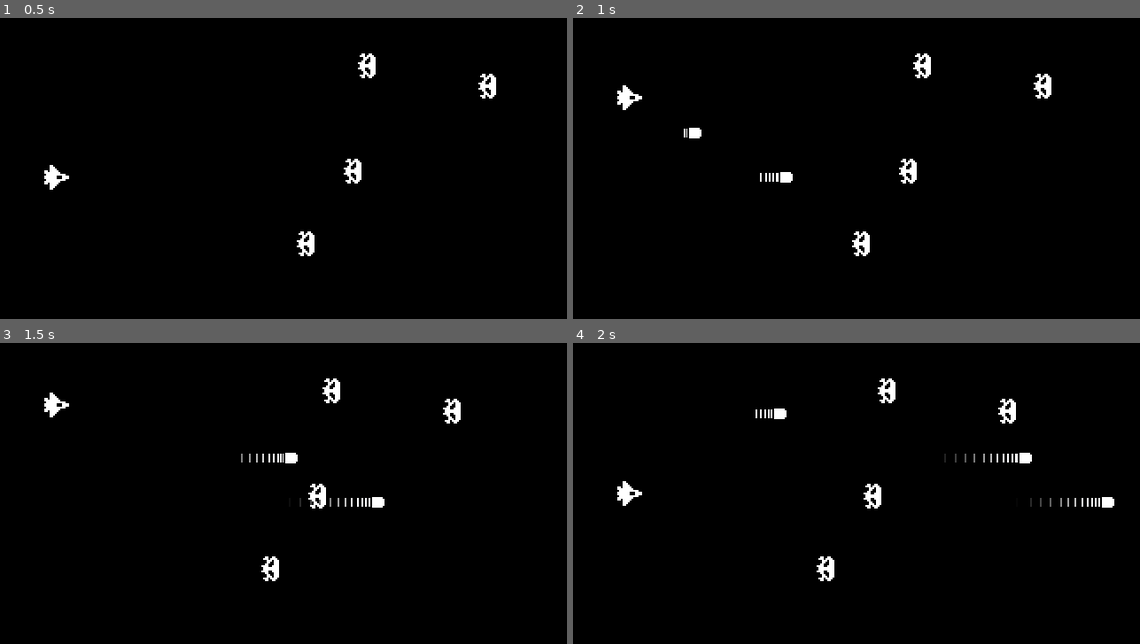
Above: before the commit, frames 1-4 (two rows, left to right).
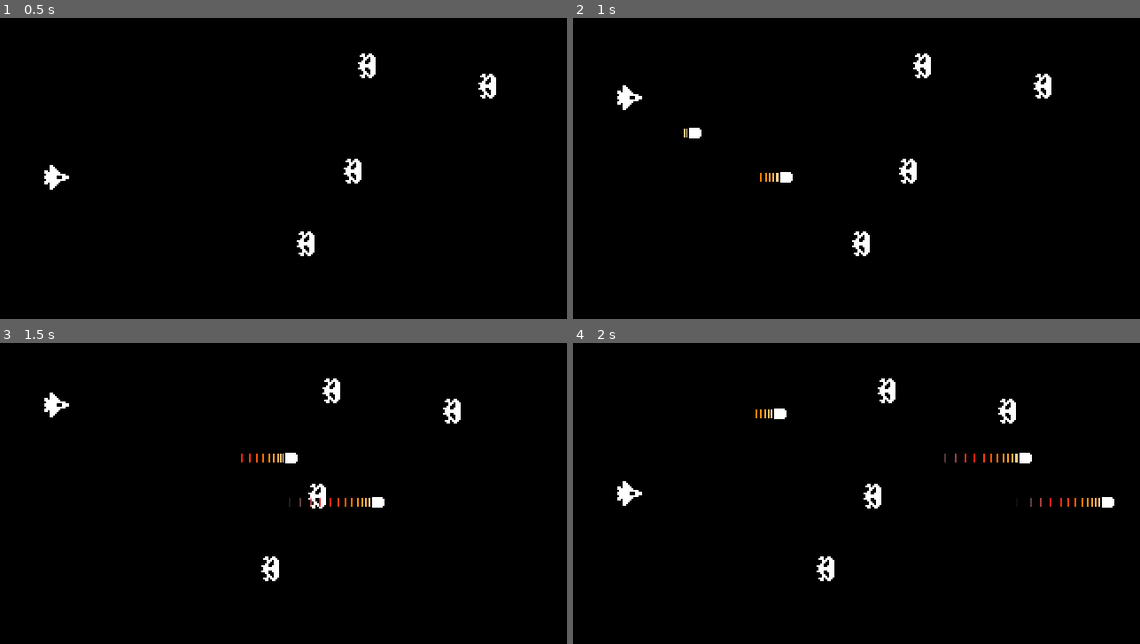
Above: after the commit, the same moments.

Repository: akira80kv/godot-space-shooter
Game: Godot game, scene res://World.tscn
Same seed, same stepped clock (60 frames per second), same inputs: the game is played once before the commit and once after it.
Inputs:
- Up to frame 1 (0.5 s): no input
- Up to frame 2 (1 s): tap Enter (ui_accept) at 0.5, 0.77 s; hold Up (ui_up) from 0.53 s (still down)
- Up to frame 3 (1.5 s): release Up (ui_up) at 1.28 s; hold Down (ui_down) from 1.28 s (still down)
- Up to frame 4 (2 s): keep holding Down (ui_down); tap Enter (ui_accept) at 1.52 s

Frame 1 is identical in both runs. In frame 2, less than 0.1% of the frame differs, in the area x 19-37%, y 36-55%; in frame 3, 0.2%; in frame 4, 0.3%, in the area x 32-93%, y 22-55%.

Commit message:
Bullet particles are now fire

Diff:
--- a/Bullet.tscn
+++ b/Bullet.tscn
@@ -3,8 +3,8 @@
 [ext_resource path="res://Laser.png" type="Texture" id=1]
 
 [sub_resource type="Gradient" id=3]
-offsets = PoolRealArray( 0, 0.407407, 1 )
-colors = PoolColorArray( 1, 1, 1, 1, 1, 1, 1, 1, 1, 1, 1, 0 )
+offsets = PoolRealArray( 0, 0.407407, 0.748148, 1 )
+colors = PoolColorArray( 1, 1, 1, 1, 1, 0.564209, 0.00390625, 1, 0.953125, 0.0707397, 0.0707397, 1, 1, 1, 1, 0 )
 
 [sub_resource type="GradientTexture" id=4]
 gradient = SubResource( 3 )
